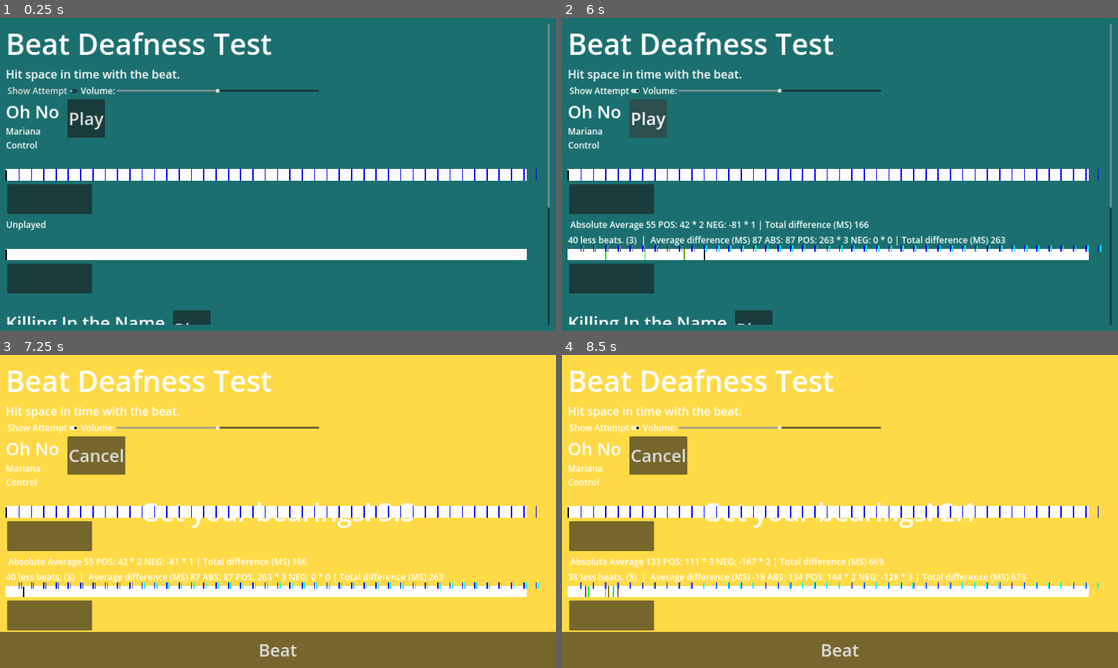
Above: before the commit, frames 1-4 (two rows, left to right).
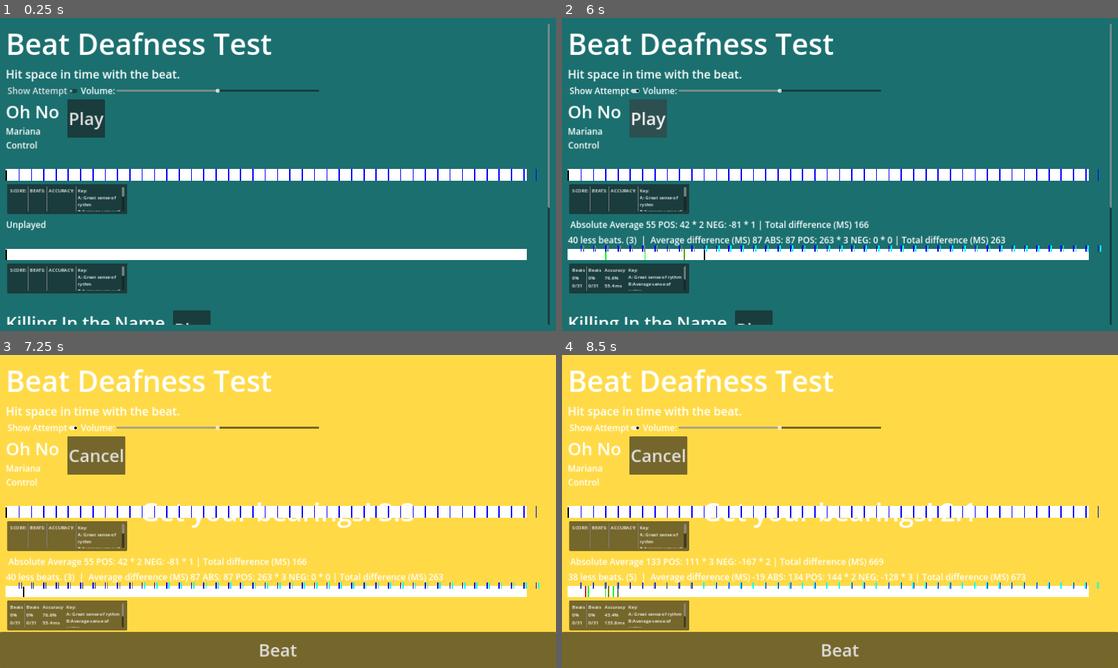
Above: after the commit, the same moments.

Repository: Deojee/Beat-deafness-test
Game: Godot game, scene res://scenes/world.tscn
Same seed, same stepped clock (60 frames per second), same inputs: the game is played once before the commit and once after it.
Inputs:
- Up to frame 1 (0.25 s): no input
- Up to frame 2 (6 s): click "Play" at 0.5 s; click "Show Attempt" at 1.25 s; click "Beat" at 2 s; click "Show Attempt" at 2.75 s; click "Beat" at 3.5 s; click "Show Attempt" at 4.25 s; click "Beat" at 5 s; click "Cancel" at 5.75 s
- Up to frame 3 (7.25 s): click "Play" at 6.5 s
- Up to frame 4 (8.5 s): tap Space (space) at 7.25, 7.35, 8, 8.3 s; tap Enter (enter) at 8.1 s

The runs differ from the first frame. In frame 1, 1.6% of the frame differs, in the area x 1-23%, y 53-88%; in frame 2, 1.7%; in frame 3, 1.7%; in frame 4, 1.7%.

Commit message:
added scoring

Diff:
--- a/scenes/beat_timer_line.tscn
+++ b/scenes/beat_timer_line.tscn
@@ -69,7 +69,7 @@
 layout_mode = 0
 offset_left = 5.0
 offset_top = 156.0
-offset_right = 298.0
+offset_right = 419.0
 offset_bottom = 259.0
 
 [node name="MarginContainer" type="MarginContainer" parent="Panel"]
@@ -84,5 +84,42 @@
 theme_override_constants/margin_right = 10
 theme_override_constants/margin_bottom = 10
 
-[node name="VBoxContainer" type="VBoxContainer" parent="Panel/MarginContainer"]
+[node name="VBoxContainer" type="HBoxContainer" parent="Panel/MarginContainer"]
 layout_mode = 2
+
+[node name="Grade" type="Label" parent="Panel/MarginContainer/VBoxContainer"]
+unique_name_in_owner = true
+layout_mode = 2
+size_flags_vertical = 1
+text = "SCORE:"
+
+[node name="VSeparator" type="VSeparator" parent="Panel/MarginContainer/VBoxContainer"]
+layout_mode = 2
+
+[node name="Beats" type="Label" parent="Panel/MarginContainer/VBoxContainer"]
+unique_name_in_owner = true
+layout_mode = 2
+size_flags_vertical = 1
+text = "BEATS:"
+
+[node name="VSeparator2" type="VSeparator" parent="Panel/MarginContainer/VBoxContainer"]
+layout_mode = 2
+
+[node name="Accuracy" type="Label" parent="Panel/MarginContainer/VBoxContainer"]
+unique_name_in_owner = true
+layout_mode = 2
+size_flags_vertical = 1
+text = "ACCURACY:"
+
+[node name="VSeparator3" type="VSeparator" parent="Panel/MarginContainer/VBoxContainer"]
+layout_mode = 2
+
+[node name="Key" type="RichTextLabel" parent="Panel/MarginContainer/VBoxContainer"]
+layout_mode = 2
+size_flags_horizontal = 3
+text = "Key:
+A: Great sense of rythm
+B:Average sense of rythm
+C:Poor sense of rythm
+D:Bad sense of rythm
+E:Beat deaf."
--- a/scripts/beat timer line.gd
+++ b/scripts/beat timer line.gd
@@ -258,7 +258,44 @@
 
 	%Label.text = labelText
 
-	var missedBeats = countMissedBeats(adjustedBeats,controlBeats)
+	var cutControlBeats = []
+	for beat in controlBeats:
+		if beat > safeTimeSeconds * 1000:
+			cutControlBeats.append(beat)
+	cutControlBeats.pop_back()
+	cutControlBeats.pop_back()
+
+	var numberOfBeats = countBeats(adjustedBeats,cutControlBeats)
+	var beatsPercent = float(numberOfBeats)/float(cutControlBeats.size()) * 100
+	beatsPercent = snapped(beatsPercent,0.1)
+
+	var accuracyPercent = 100.0 - snapped(
+				float(absoluteAverageDifference)/
+				((float(milisecondsPerBeat)/2.0)) * 100
+				,0.1)
+
+
+	%Accuracy.text = ("Accuracy\n" +
+	str(accuracyPercent)+ "%\n"
+	+ str(snapped(absoluteAverageDifference,0.1)) + " ms"
+	)
+
+	%Beats.text = (
+	"Beats\n" +
+	str(beatsPercent) + "%\n"
+	+ str(numberOfBeats) + "/" + str(cutControlBeats.size())
+	)
+
+	var score = 100.0
+	var letterGrade = "A"
+	score -= sqrt(100.0 - accuracyPercent)
+	score -= abs(beatsPercent - 100.0)
+
+	%Grade.text = (
+	"Beats\n" +
+	str(beatsPercent) + "%\n"
+	+ str(numberOfBeats) + "/" + str(cutControlBeats.size())
+	)
 
 
 #assumes sorted list is from least to greatest, and not empty
@@ -280,23 +317,12 @@
 
 	return smallestDifference
 
-func countMissedBeats(beats,_controlBeats):
-
-	var controlBeats = []
-	for beat in _controlBeats:
-		if beat > safeTimeSeconds * 1000:
-			controlBeats.append(beat)
-
-	controlBeats.pop_back()
-	controlBeats.pop_back()
-
-
-	var missedBeats = 0
+func countBeats(beats,controlBeats):
+
+	var hitBeats = 0
 	for beat in controlBeats:
 		var difference = getClosestDistance(beat,beats)
-		if difference > milisecondsPerBeat/2.0:
-			missedBeats += 1
-
-
-
-	pass
+		if difference < milisecondsPerBeat/2.0:
+			hitBeats += 1
+
+	return hitBeats
